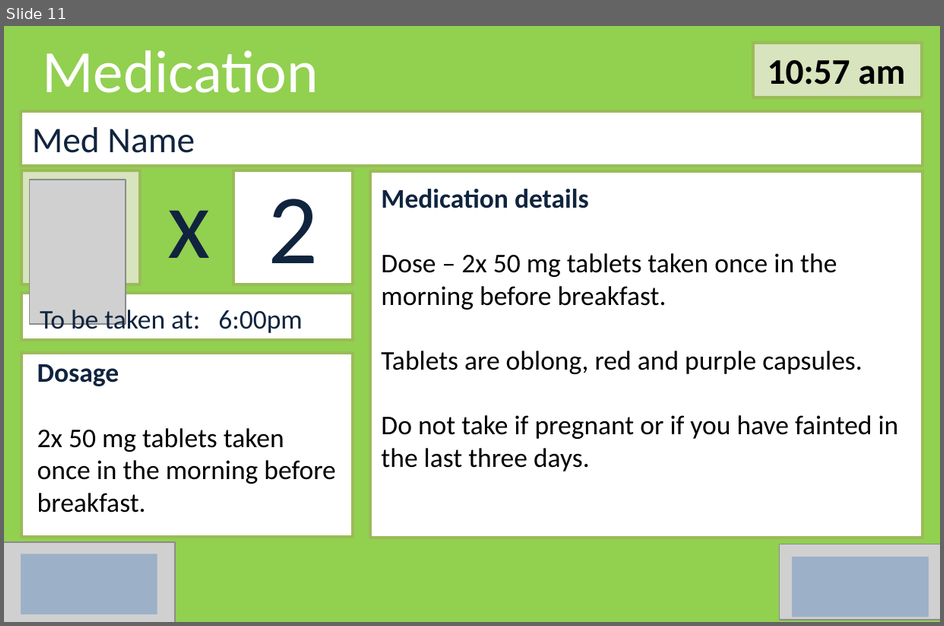
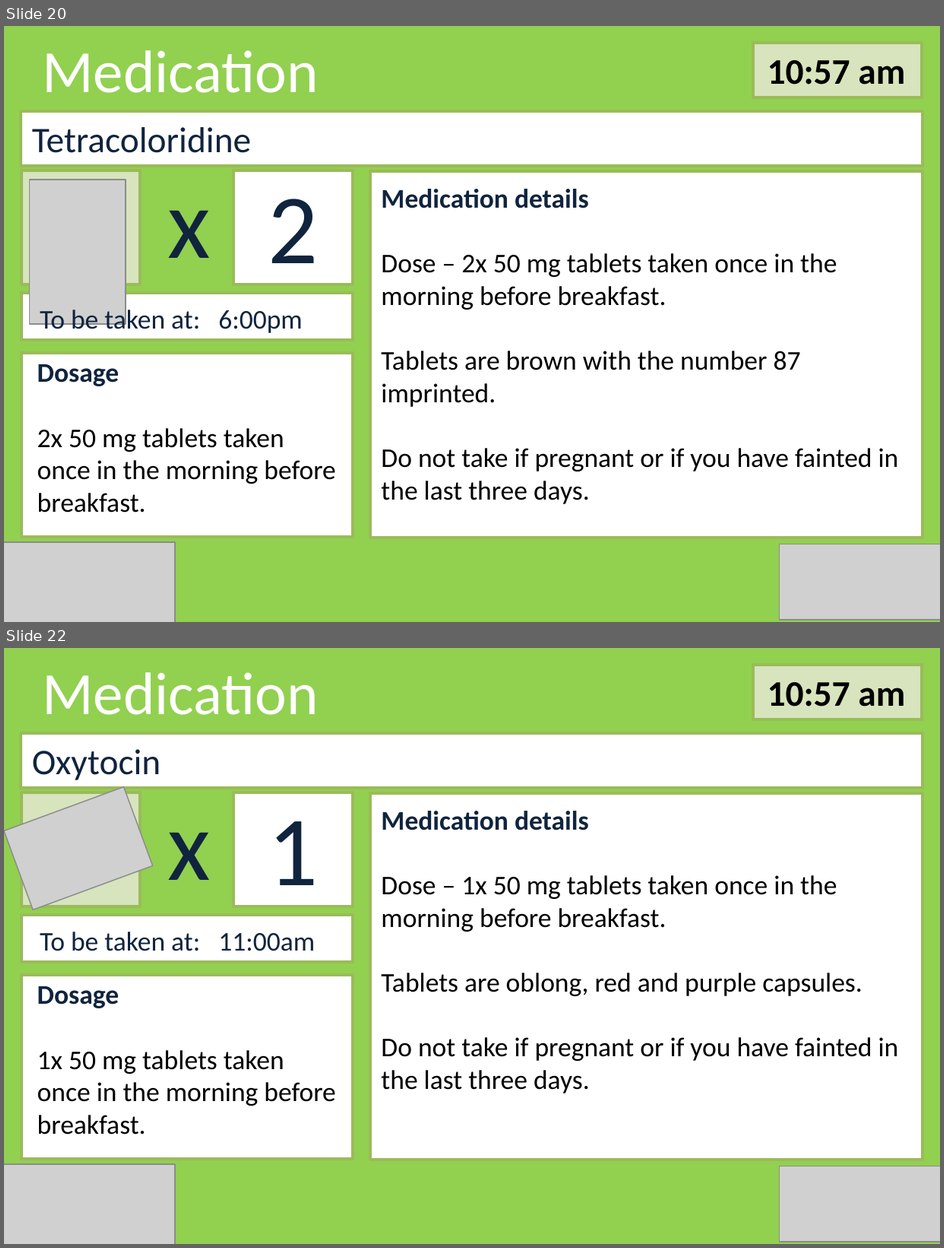
Before and after one commit to Gordo851/Design, a slide deck: story_board_buttonAction2.pptx. Shown one above the other, each under a label of ours: slide 11 before the commit, slides 20 and 22 after it; the slides between them are not shown. The pictures are 944x626 and 944x1248 pixels, drawn with LibreOffice and Linux fonts; fonts in the diff are those of the drawing; grey boxes stand for pictures. Boxes give left, top, right and bottom in pixels: in the first picture for what was removed or moved away, otherwise in the second. Text is boxed around its words. In the diff, an @@ line names an element or a change of style, - is before the commit and + after.

```diff
--- a/story_board_buttonAction2.pptx
+++ b/story_board_buttonAction2.pptx
@@ slide 22 added at <box>4,648,940,1244</box>, background #92D050 @@
@@ rectangle added at <box>753,665,923,719</box>, fill #D7E4BD, outline #9BBB59 2 pt @@
@@ text added at <box>42,672,318,715</box>, 40 pt, text #FFFFFF @@
+Medication
@@ text added at <box>768,682,905,707</box>, 24 pt, text #000000, bold @@
+10:57 am
@@ rectangle added at <box>21,733,924,788</box>, fill #FFFFFF, outline #9BBB59 2 pt @@
@@ text added at <box>32,749,161,780</box>, 24 pt, text #0F243E @@
+Oxytocin
@@ picture added at <box>4,786,153,909</box> @@
@@ rectangle added at <box>21,793,140,906</box>, fill #D7E4BD, outline #9BBB59 2 pt @@
@@ rectangle added at <box>234,793,354,906</box>, fill #FFFFFF, outline #9BBB59 2 pt @@
@@ rectangle added at <box>370,793,924,1159</box>, fill #FFFFFF, outline #9BBB59 2 pt @@
@@ text added at <box>268,821,319,908</box>, 66 pt, text #0F243E @@
+1
@@ text added at <box>381,811,899,1093</box>, 18 pt, text #000000 @@
+Medication details
+Dose – 1x 50 mg tablets taken once in the morning before breakfast.
+Tablets are oblong, red and purple capsules.
+Do not take if pregnant or if you have fainted in the last three days.
@@ text added at <box>167,832,210,880</box>, 66 pt, text #0F243E @@
+x
@@ rectangle added at <box>21,915,354,963</box>, fill #FFFFFF, outline #9BBB59 2 pt @@
@@ text added at <box>40,931,315,951</box>, 18 pt, text #0F243E @@
+To be taken at: 11:00am
@@ rectangle added at <box>21,975,354,1158</box>, fill #FFFFFF, outline #9BBB59 2 pt @@
@@ text added at <box>37,986,335,1134</box>, 18 pt, text #000000 @@
+Dosage
+1x 50 mg tablets taken once in the morning before breakfast.
@@ picture added at <box>4,1164,175,1244</box> @@
@@ picture added at <box>780,1166,940,1242</box> @@
@@ what was slide 11 is now slide 20 @@
@@ slide 20 changed as well @@
@@ text at <box>32,127,251,153</box>: text changed @@
-Med Name
+Tetracoloridine
@@ text at <box>381,351,801,407</box>: text changed @@
-Tablets are oblong, red and purple capsules.
+Tablets are brown with the number 87 imprinted.
@@ action button blank removed at <box>20,553,157,614</box> @@
@@ action button blank removed at <box>792,557,928,617</box> @@
```
Also in this commit, not shown: 12 other slides changed, 10 other slides added.
